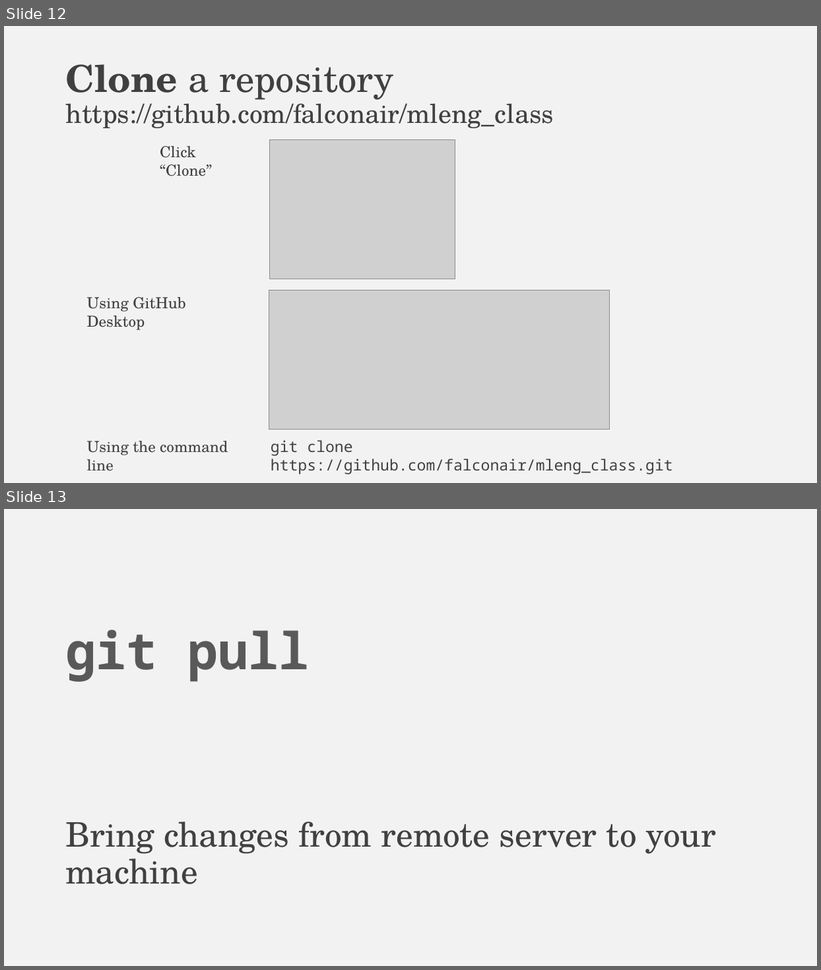
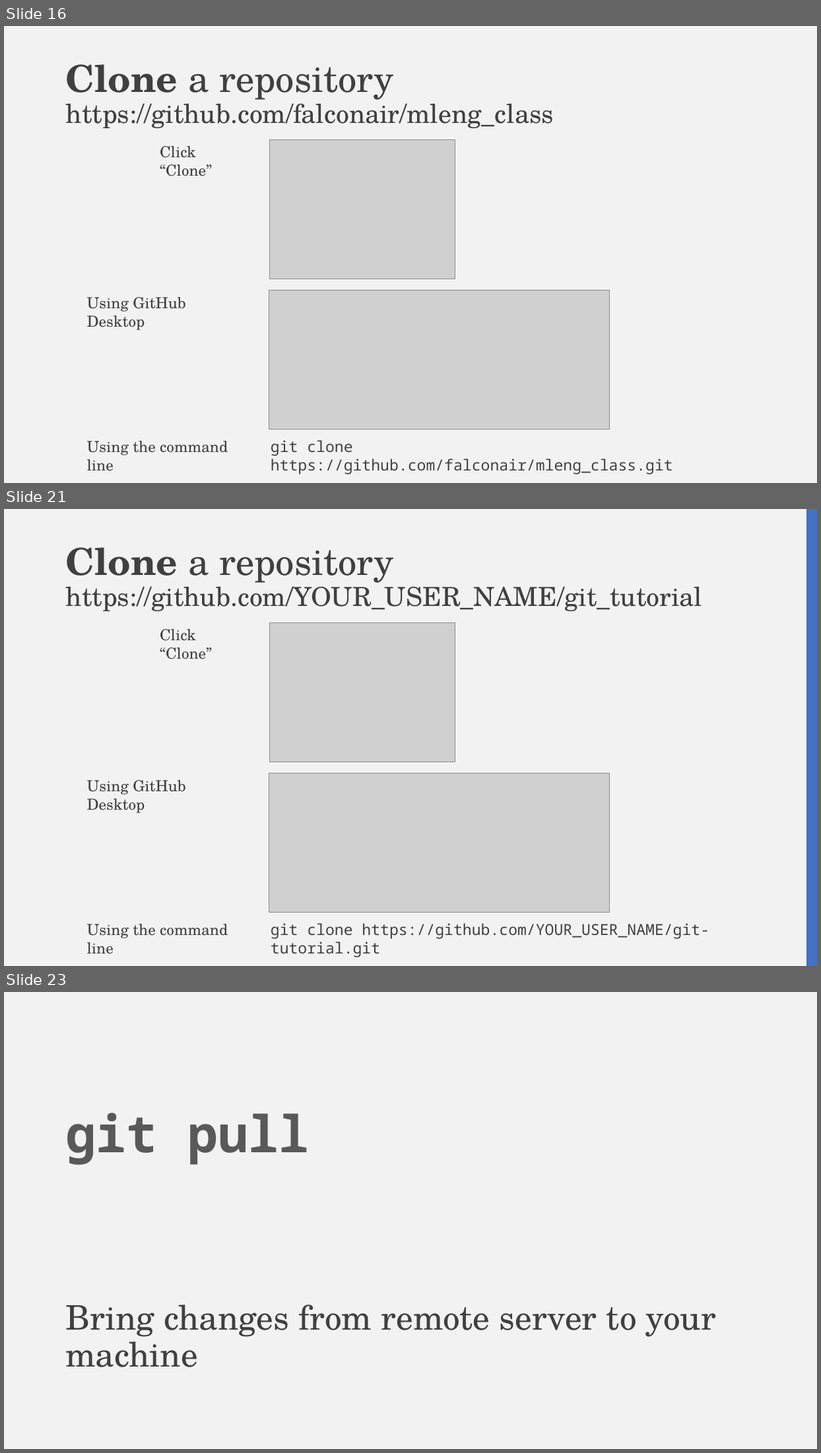
Before and after one commit to falconair/ProgrammingForAnalytics, a slide deck: lectures/050_git_version_control/Why do you need version control.pptx. Shown one above the other, each under a label of ours: slides 12 and 13 before the commit, slides 16, 21 and 23 after it; the slides between them are not shown. The pictures are 821x970 and 821x1453 pixels, drawn with LibreOffice and Linux fonts; fonts in the diff are those of the drawing; grey boxes stand for pictures. Boxes give left, top, right and bottom in pixels: in the first picture for what was removed or moved away, otherwise in the second. Text is boxed around its words. In the diff, an @@ line names an element or a change of style, - is before the commit and + after.

```diff
--- a/lectures/050_git_version_control/Why do you need version control.pptx
+++ b/lectures/050_git_version_control/Why do you need version control.pptx
@@ slide 21 added at (4,509,817,966), background #F2F2F2 @@
@@ rectangle added at (807,509,817,966), fill #4472C4 @@
@@ title added at (66,547,703,611), 31 pt, text #404040 @@
+Clone a repository
+https://github.com/YOUR_USER_NAME/git_tutorial
@@ picture added at (269,623,455,762) @@
@@ text added at (160,629,212,659), 18 pt, text #404040 @@
+Click “Clone”
@@ text added at (87,780,186,813), 18 pt, text #404040 @@
+Using GitHub Desktop
@@ picture added at (269,774,610,913) @@
@@ text added at (87,924,228,955), 18 pt, text #404040 @@
+Using the command line
@@ text added at (271,923,710,957), 18 pt, text #404040 @@
+git clone https://github.com/YOUR_USER_NAME/git-tutorial.git
@@ what was slide 12 is now slide 16 @@
@@ what was slide 13 is now slide 23 @@
```
Also in this commit, not shown: 1 slide changed, 10 other slides added, 3 other files.
